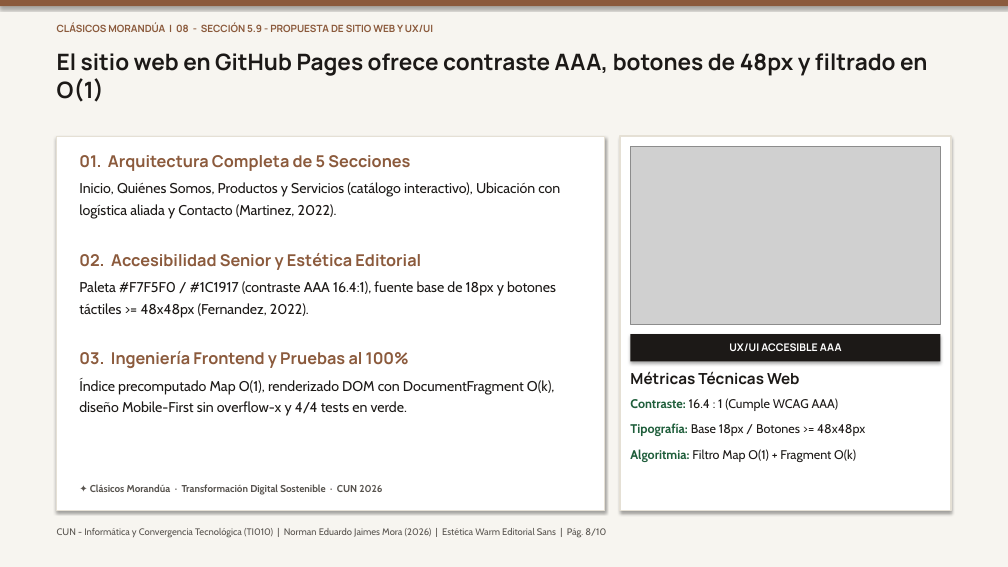
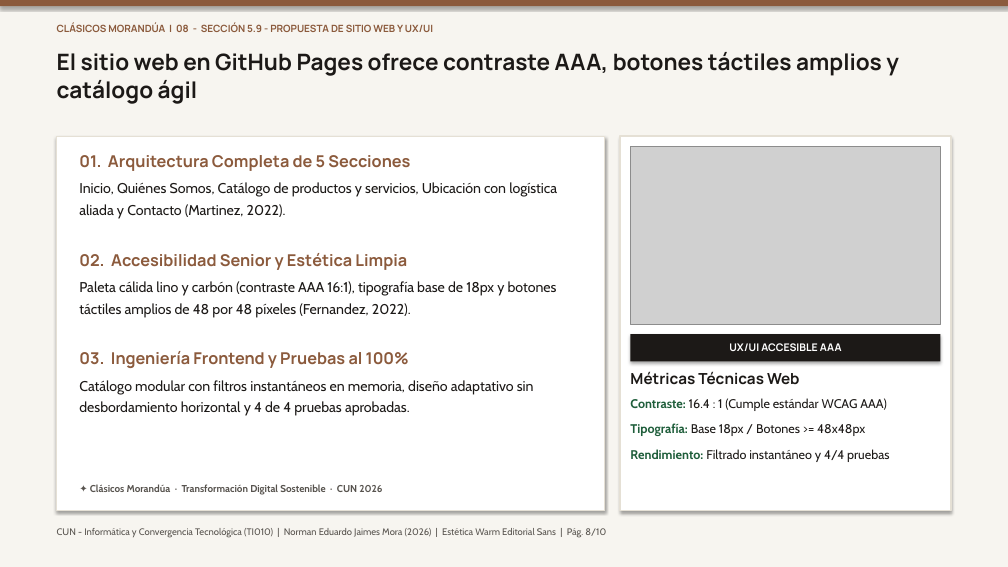
Before and after one commit to TheNormanJames/CUN-Informatica-y-convergencia, a slide deck: slide 8 of docs/ProyectoFinal_Norman_Jaimes.pptx. Drawn at 1008x567 pixels with LibreOffice and Linux fonts; fonts in the diff are those of the drawing; grey boxes stand for pictures. Boxes give left, top, right and bottom in pixels: in the first picture for what was removed or moved away, otherwise in the second. Text is boxed around its words. In the diff, an @@ line names an element or a change of style, - is before the commit and + after.

Commit message:
feat(aca): depuración editorial completa conforme a rúbrica y retroalimentación docente
- Web: eliminación total de números de sección y terminología académica interna en UI; flujos naturales hacia WhatsApp
- Docx/PDF: notas de figuras depuradas bajo APA 7 estricto (sin marcadores de plantilla ni rutas internas); humanización pedagógica de Secciones 5.5 y 5.9
- Diapositivas/PDF: tipografía 100% sans-serif (Outfit + Plus Jakarta Sans), eliminación de notaciones O(1) y LaTeX, balance visual sin vacíos
- Ortografía y Gramática: acentuación rigurosa y preservación estricta de 'n' en términos etimológicos (booleanos, bogotanos, artesanos, planos)
- QA automatizado: 100% de pruebas pasando en Node.js y verificador adversarial

```diff
--- a/docs/ProyectoFinal_Norman_Jaimes.pptx
+++ b/docs/ProyectoFinal_Norman_Jaimes.pptx
@@ text at (57, 52, 899, 104): text changed @@
-El sitio web en GitHub Pages ofrece contraste AAA, botones de 48px y filtrado en O(1)
+El sitio web en GitHub Pages ofrece contraste AAA, botones táctiles amplios y catálogo ágil
@@ text at (79, 182, 557, 318): text changed @@
-Inicio, Quiénes Somos, Productos y Servicios (catálogo interactivo), Ubicación con logística aliada y Contacto (Martinez, 2022).
-02. Accesibilidad Senior y Estética Editorial
-Paleta #F7F5F0 / #1C1917 (contraste AAA 16.4:1), fuente base de 18px y botones táctiles >= 48x48px (Fernandez, 2022).
+Inicio, Quiénes Somos, Catálogo de productos y servicios, Ubicación con logística aliada y Contacto (Martinez, 2022).
+02. Accesibilidad Senior y Estética Limpia
+Paleta cálida lino y carbón (contraste AAA 16:1), tipografía base de 18px y botones táctiles amplios de 48 por 48 píxeles (Fernandez, 2022).
@@ text at (79, 380, 534, 416): text changed @@
-Índice precomputado Map O(1), renderizado DOM con DocumentFragment O(k), diseño Mobile-First sin overflow-x y 4/4 tests en verde.
+Catálogo modular con filtros instantáneos en memoria, diseño adaptativo sin desbordamiento horizontal y 4 de 4 pruebas aprobadas.
@@ text at (630, 398, 887, 411): text changed @@
-Contraste: 16.4 : 1 (Cumple WCAG AAA)
+Contraste: 16.4 : 1 (Cumple estándar WCAG AAA)
@@ text at (630, 449, 889, 462): text changed @@
-Algoritmia: Filtro Map O(1) + Fragment O(k)
+Rendimiento: Filtrado instantáneo y 4/4 pruebas
```
Also in this commit, not shown: 7 other slides changed, 7 other files.
